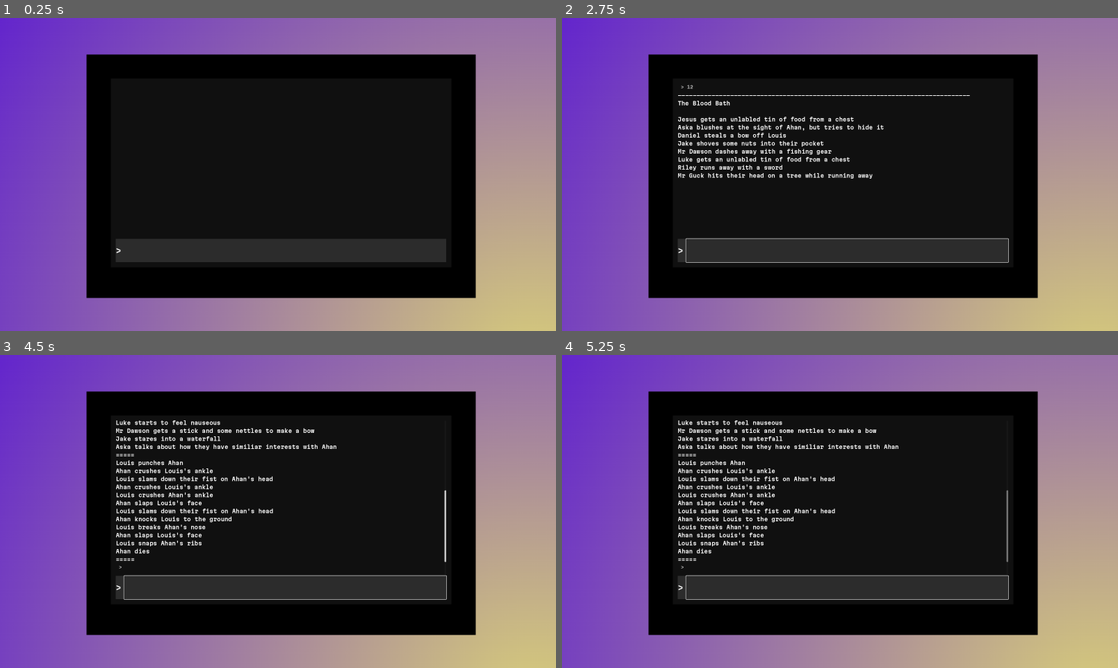
Above: before the commit, frames 1-4 (two rows, left to right).
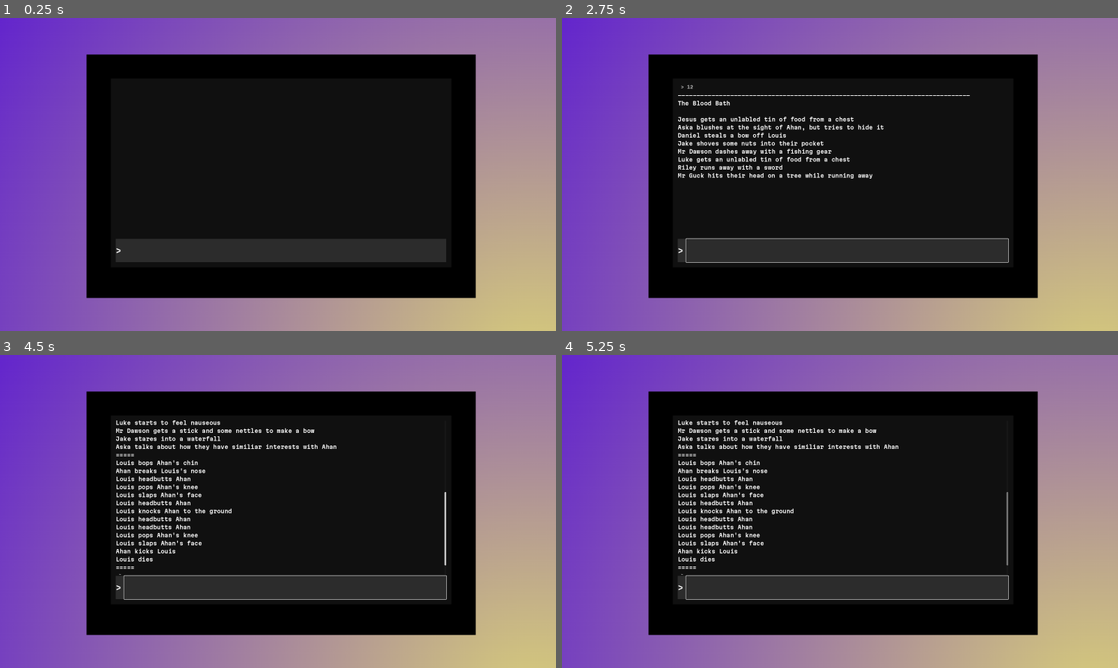
Above: after the commit, the same moments.

Repository: GelatinAndWater/Simulator
Game: Godot game, scene res://Scenes/Hunger_games.tscn
Two runs of this game, one before a commit and one after it. Both use one fixed random seed, a clock stepped at 60 frames per second and the inputs below.
Inputs (mouse positions are in pixels of both pictures, inside the frame that each line leads up to):
- Up to frame 1 (0.25 s): no input
- Up to frame 2 (2.75 s): click (845, 249) at 0.52 s; type "12" at 0.6 s; tap Enter at 1.25 s; move the mouse to (962, 158) at 1.27 s; click (962, 158) at 1.42 s; tap Space at 2 s; move the mouse to (728, 190) at 2.02 s; click (728, 190) at 2.17 s
- Up to frame 3 (4.5 s): tap Enter at 2.75, 4.25 s; move the mouse to (333, 442) at 2.77 s; click (333, 442) at 2.92 s; tap Space at 3.5 s; move the mouse to (250, 574) at 3.52 s; click (250, 574) at 3.67 s; move the mouse to (444, 558) at 4.27 s; click (444, 558) at 4.42 s
- Up to frame 4 (5.25 s): tap Space at 5 s; move the mouse to (673, 464) at 5.02 s; click (673, 464) at 5.17 s

Frames 1-2 are identical in both runs. In frame 3, 1.6% of the frame differs, in the area x 20-81%, y 33-71%; in frame 4, 1.6%.

Commit message:
Update Hunger_games.gd

Diff:
--- a/The Simulator Bible/Scenes/Hunger_games.gd
+++ b/The Simulator Bible/Scenes/Hunger_games.gd
@@ -1188,7 +1188,7 @@
 
 				if BruteForceVariableGetter(TempCharacter1, "Health") < 0:
 					Response += "\n" + listOfCharacterNames[TempCharacter1] + " dies"
-					listOfNumbers.erase(TempCharacter2)
+					listOfNumbers.erase(TempCharacter1)
 					VarCheckerTemp2 = false
 				elif ((BruteForceVariableGetter(TempCharacter1,"Health") / 11) - (10/11))^2 < rng.randf_range(0,1):
 					Response += "\n" + listOfCharacterNames[TempCharacter1] + " runs away from the fight"
@@ -1681,7 +1681,7 @@
 func BattleForMe(Who:int, Type:String):
 	if Who == 1:
 		if Type == "Raw":
-			SimulateRandomNumber = rng.randi_range(1,10)
+			SimulateRandomNumber = rng.randi_range(1,13)
 			if SimulateRandomNumber == 1:
 				Response += "\n" + listOfCharacterNames[TempCharacter1] + " punches " + listOfCharacterNames[TempCharacter2]
 				BruteForceVariableChanger(TempCharacter2,"Health",-2)
@@ -1712,6 +1712,15 @@
 			elif SimulateRandomNumber == 10:
 				Response += "\n" + listOfCharacterNames[TempCharacter1] + " slams down their fist on " + listOfCharacterNames[TempCharacter2] + "'s head"
 				BruteForceVariableChanger(TempCharacter2,"Health",-1)
+			elif SimulateRandomNumber == 11:
+				Response += "\n" + listOfCharacterNames[TempCharacter1] + " berate " + listOfCharacterNames[TempCharacter2] + "'s personality"
+				BruteForceVariableChanger(TempCharacter2,"Health",-2)
+			elif SimulateRandomNumber == 12:
+				Response += "\n" + listOfCharacterNames[TempCharacter1] + " pops " + listOfCharacterNames[TempCharacter2] + "'s knee"
+				BruteForceVariableChanger(TempCharacter2,"Health",-2)
+			elif SimulateRandomNumber == 13:
+				Response += "\n" + listOfCharacterNames[TempCharacter1] + " bops " + listOfCharacterNames[TempCharacter2] + "'s chin"
+				BruteForceVariableChanger(TempCharacter2,"Health",-2)
 		elif Type == "Weapon":
 			SimulateRandomNumber = rng.randi_range(1,2)
 			if BruteForceArrayGetter(TempCharacter1, "Belongings").has("Sword"):
@@ -1721,6 +1730,9 @@
 					BruteForceVariableChanger(TempCharacter2,"Health",-5)
 				elif SimulateRandomNumber == 2:
 					Response += "\n" + listOfCharacterNames[TempCharacter1] + " slashes" + listOfCharacterNames[TempCharacter2] + " with their sword"
+					BruteForceVariableChanger(TempCharacter2,"Health",-4)
+				elif SimulateRandomNumber == 3:
+					Response += "\n" + listOfCharacterNames[TempCharacter2] + " impales " + listOfCharacterNames[TempCharacter1] + " with their sword"
 					BruteForceVariableChanger(TempCharacter2,"Health",-4)
 			elif BruteForceArrayGetter(TempCharacter1, "Belongings").has("Melee"):
 				BruteForceArrayChanger(TempCharacter1, "Melee", "Subtract", "Belongings")
@@ -1740,7 +1752,7 @@
 					BruteForceVariableChanger(TempCharacter2,"Health",-4)
 	elif Who == 2:
 		if Type == "Raw":
-			SimulateRandomNumber = rng.randi_range(1,10)
+			SimulateRandomNumber = rng.randi_range(1,13)
 			if SimulateRandomNumber == 1:
 				Response += "\n" + listOfCharacterNames[TempCharacter2] + " punches " + listOfCharacterNames[TempCharacter1]
 				BruteForceVariableChanger(TempCharacter1,"Health",-2)
@@ -1766,11 +1778,20 @@
 				Response += "\n" + listOfCharacterNames[TempCharacter2] + " snaps " + listOfCharacterNames[TempCharacter1] + "'s ribs"
 				BruteForceVariableChanger(TempCharacter1,"Health",-3)
 			elif SimulateRandomNumber == 9:
-				Response += "\n" + listOfCharacterNames[TempCharacter2] + " headbutts " + listOfCharacterNames[TempCharacter1]
+				Response += "\n" + listOfCharacterNames[TempCharacter1] + " headbutts " + listOfCharacterNames[TempCharacter2]
 				BruteForceVariableChanger(TempCharacter1,"Health",-2)
 			elif SimulateRandomNumber == 10:
-				Response += "\n" + listOfCharacterNames[TempCharacter2] + " slams down their fist on " + listOfCharacterNames[TempCharacter1] + "'s head"
+				Response += "\n" + listOfCharacterNames[TempCharacter1] + " slams down their fist on " + listOfCharacterNames[TempCharacter2] + "'s head"
 				BruteForceVariableChanger(TempCharacter1,"Health",-1)
+			elif SimulateRandomNumber == 11:
+				Response += "\n" + listOfCharacterNames[TempCharacter1] + " berate " + listOfCharacterNames[TempCharacter2] + "'s personality"
+				BruteForceVariableChanger(TempCharacter1,"Health",-2)
+			elif SimulateRandomNumber == 12:
+				Response += "\n" + listOfCharacterNames[TempCharacter1] + " pops " + listOfCharacterNames[TempCharacter2] + "'s knee"
+				BruteForceVariableChanger(TempCharacter1,"Health",-2)
+			elif SimulateRandomNumber == 13:
+				Response += "\n" + listOfCharacterNames[TempCharacter1] + " bops " + listOfCharacterNames[TempCharacter2] + "'s chin"
+				BruteForceVariableChanger(TempCharacter1,"Health",-2)
 		elif Type == "Weapon":
 			SimulateRandomNumber = rng.randi_range(1,2)
 			if BruteForceArrayGetter(TempCharacter2, "Belongings").has("Sword"):
@@ -1780,6 +1801,9 @@
 					BruteForceVariableChanger(TempCharacter1,"Health",-5)
 				elif SimulateRandomNumber == 2:
 					Response += "\n" + listOfCharacterNames[TempCharacter2] + " slashes" + listOfCharacterNames[TempCharacter1] + " with their sword"
+					BruteForceVariableChanger(TempCharacter1,"Health",-4)
+				elif SimulateRandomNumber == 3:
+					Response += "\n" + listOfCharacterNames[TempCharacter2] + " impales " + listOfCharacterNames[TempCharacter1] + " with their sword"
 					BruteForceVariableChanger(TempCharacter1,"Health",-4)
 			elif BruteForceArrayGetter(TempCharacter2, "Belongings").has("Melee"):
 				BruteForceArrayChanger(TempCharacter2, "Melee", "Subtract", "Belongings")
